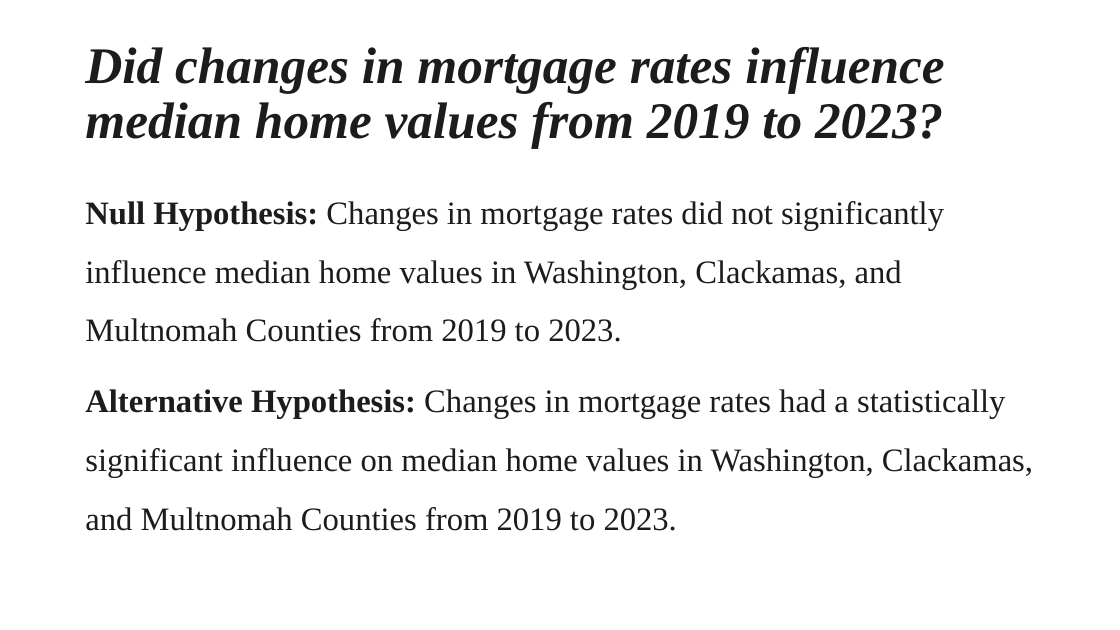
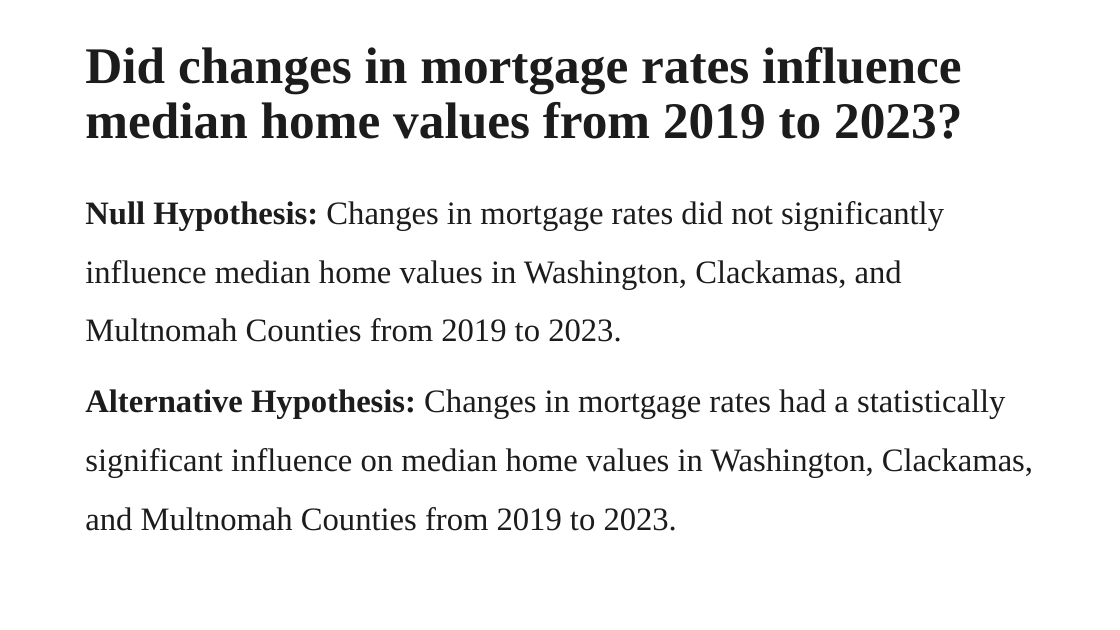
Before and after one commit to Tserrof7/Portland-Housing-Prices-Affordability-Project, a slide deck: slide 6 of Portland , Or Housing & Affordability.pptx. Drawn at 1120x630 pixels with LibreOffice and Linux fonts; fonts in the diff are those of the drawing. Boxes give left, top, right and bottom in pixels: in the first picture for what was removed or moved away, otherwise in the second. Text is boxed around its words. In the diff, an @@ line names an element or a change of style, - is before the commit and + after.

```diff
--- a/Portland , Or Housing & Affordability.pptx
+++ b/Portland , Or Housing & Affordability.pptx
@@ title "Did changes in mortgage rates ..." at [85,47,962,139]: italic off @@
```
Also in this commit, not shown: 8 other slides changed.
